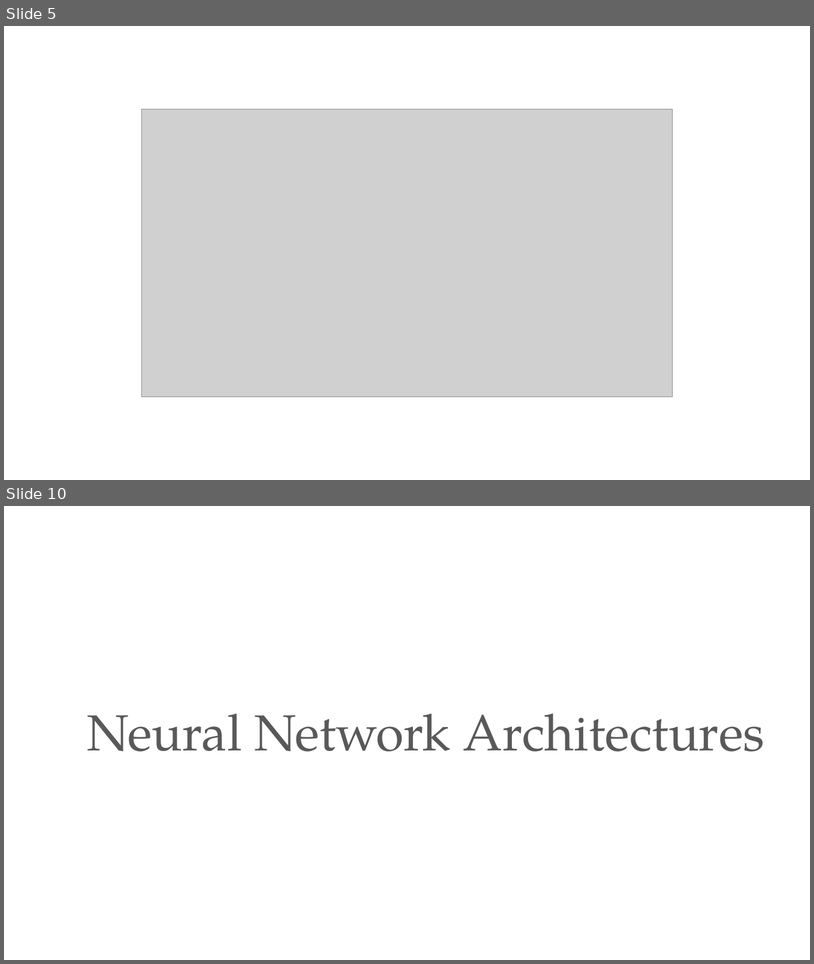
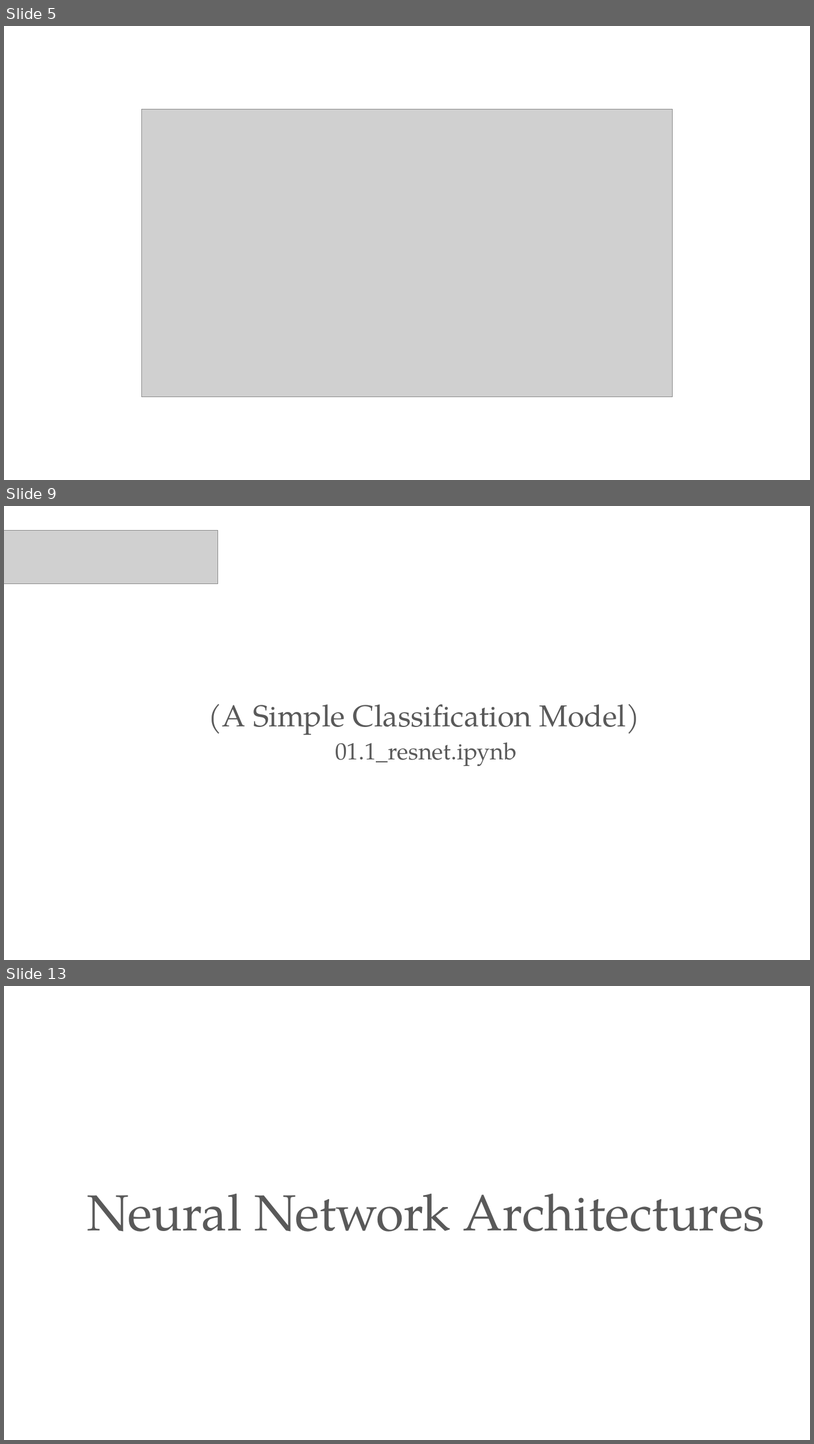
Before and after one commit to PracticumAI/deep_learning, a slide deck: presentations/01_deep_learn_intro.pptx. Shown one above the other, each under a label of ours: slides 5 and 10 before the commit, slides 5, 9 and 13 after it; the slides between them are not shown. The pictures are 814x964 and 814x1444 pixels, drawn with LibreOffice and Linux fonts; fonts in the diff are those of the drawing; grey boxes stand for pictures. Boxes give left, top, right and bottom in pixels: in the first picture for what was removed or moved away, otherwise in the second. Text is boxed around its words. In the diff, an @@ line names an element or a change of style, - is before the commit and + after.

```diff
--- a/presentations/01_deep_learn_intro.pptx
+++ b/presentations/01_deep_learn_intro.pptx
@@ slide 9 added at bbox=[4, 506, 810, 960], background #FFFFFF @@
@@ picture added at bbox=[4, 530, 218, 583] @@
@@ text added at bbox=[209, 704, 641, 766], 36 pt, text #595959 @@
+(A Simple Classification Model)
+01.1_resnet.ipynb
@@ what was slide 10 is now slide 13 @@
```
Also in this commit, not shown: 4 slides changed, 7 other slides added, 5 slides removed.
